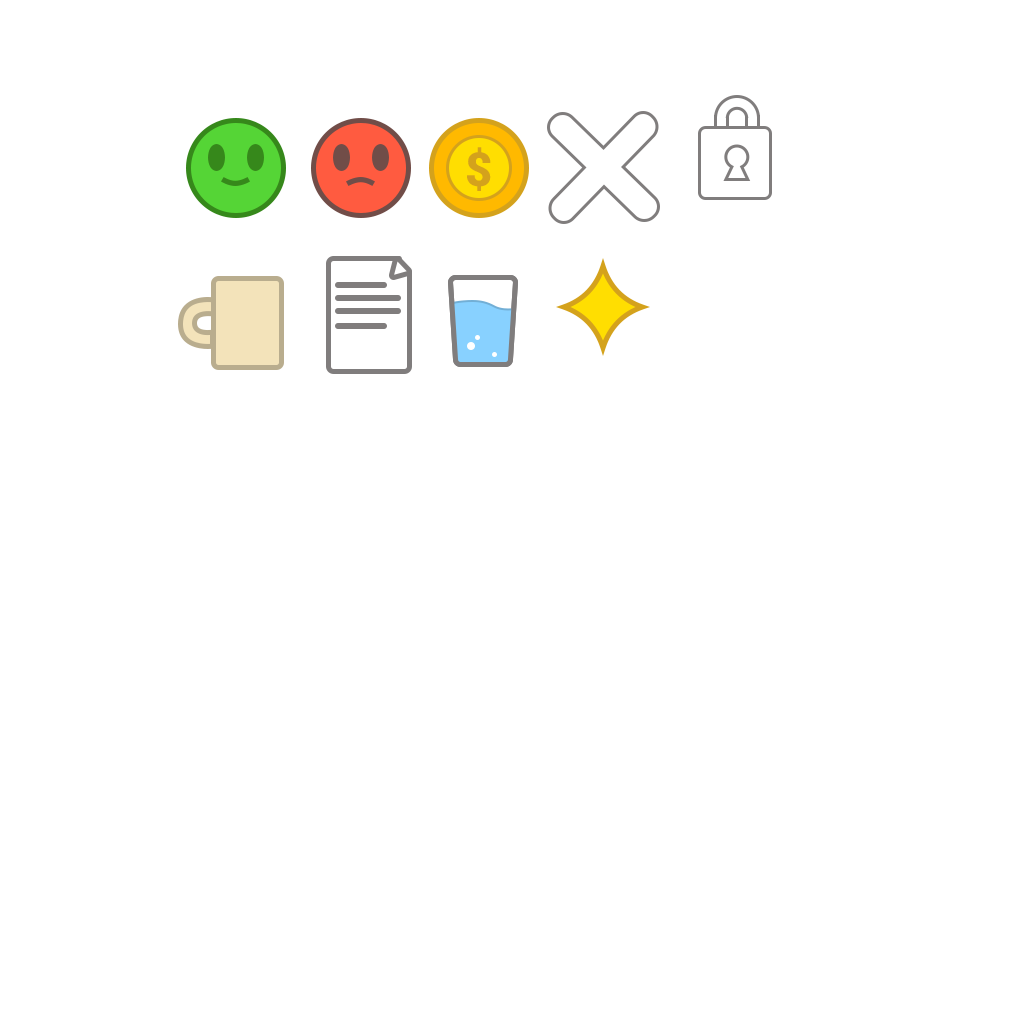
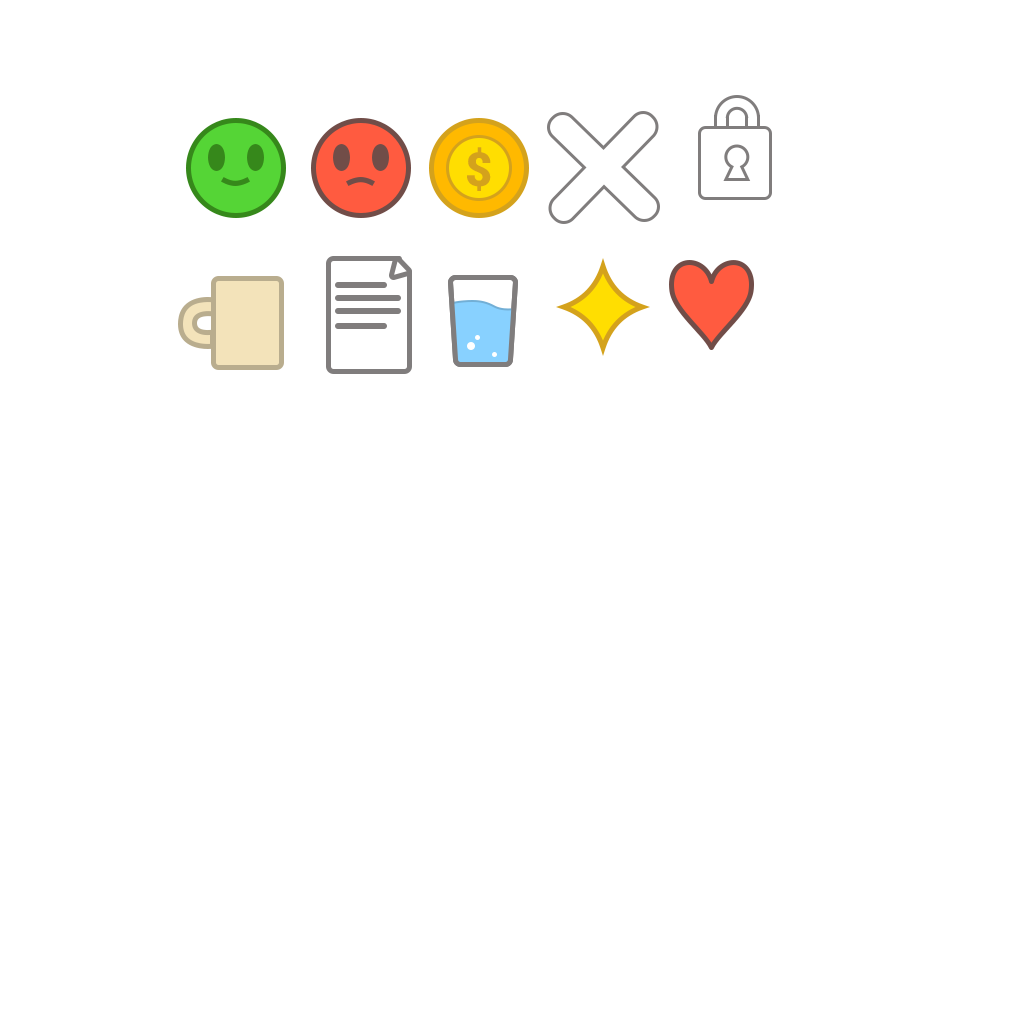
Before/after of a (1024, 1024) layered artwork. What changed in the layer stack:
added layer "Heart" above "Motivation" over [669, 260, 754, 350]
